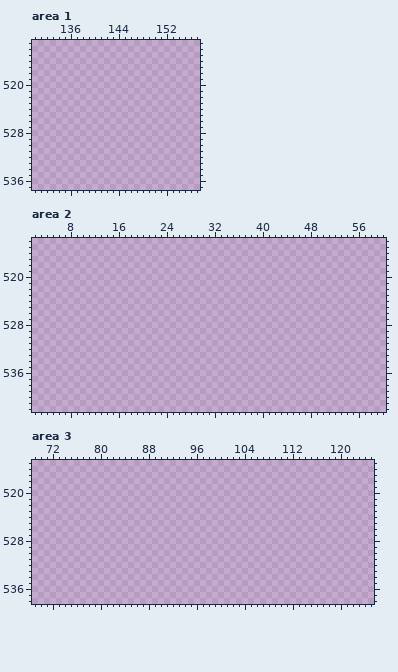
One commit to this pixel-art file: Leore/Content/effects.aseprite. Above, as it was before the edit.
320x640 pixels, 1 frame. Colours within 5 levels of each other are drawn and written as one. Shown: area 1: x 130..157, y 513..537; area 2: x 2..60, y 514..542; area 3: x 69..125, y 515..538. The commit also changed other parts of the picture, which this record leaves out.
Palette (. is transparent): 
New version:
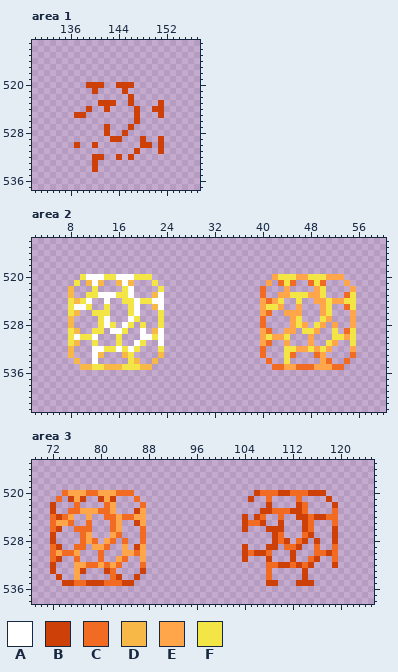
Colours new in this view: A #ffffff  B #cd4007  C #f16b22  D #f8b848  E #ffa64a  F #f3e545
Difference:
Changed rows in their new state; - is an unchanged pixel.
Area 1:
first column x 137:
520 --BBB--BBB-----
521 ---B----B------
522 ---------B-----
523 ----BBB--B----B
524 --B--B----B--BB
525 BB--------B---B
526 ----------B----
527 -----B---B-----
528 -----B--B------
529 ------BB---B--B
530 B--B-------BB-B
531 ----------B---B
532 ---BB--B-B-----
533 ---B-----------
534 ---B-----------
Area 2:
first column x 8:
520 --FAAAFFAAAFFF--------------------EFFFEEFFFEEE--
521 -F-DAD--DAD---F------------------E-CFC--CFC---E-
522 D---F----FA----F----------------C---E----EF----E
523 D--FFAAAFFA---DA----------------C--EEFFFEEF---CF
524 FDFA--A--FFAFFAA----------------ECEF--F--EEFEEFF
525 FAAF--F---FA--DA----------------EFFE--E---EF--CF
526 FD--FFF---FA---F----------------EC--EEE---EF---E
527 D----FA---AF---F----------------C----EF---FE---E
528 D----FAF-AF-F--F----------------C----EFE-FE-E--E
529 FD--FF-AAF--A-DA----------------EC--EE-FFE--F-CF
530 FAFFA---F---AAFA----------------EFEEF---E---FFEF
531 FD--F---F--AF--A----------------EC--E---E--FE--F
532 D---AAFFAFAF---F----------------C---FFEEFEFE---E
533 D---AD---DF----D----------------C---FC---CE----C
534 -D--A-----FD--D------------------C--F-----EC--C-
535 --DDFFDDDFFFDD--------------------CCEECCCEEECC--
Area 3:
first column x 72:
520 --CEEECCEEECCC--------------------BCCCBBCCCBBB--
521 -C-BEB--BEB---C------------------B--C----C----B-
522 B---C----CE----C--------------------B----BC----B
523 B--CCEEECCE---BE-------------------BBCCCBBC----C
524 CBCE--E--CCECCEE----------------B-BC--C--BBCBBCC
525 CEEC--C---CE--BE----------------BCCB--B---BC---C
526 CB--CCC---CE---C----------------B---BBB---BC---B
527 B----CE---EC---C---------------------BC---CB---B
528 B----CEC-EC-C--C---------------------BCB-CB-B--B
529 CB--CC-EEC--E-BE----------------B---BB-CCB--C--C
530 CECCE---C---EECE----------------BCBBC---B---CCBC
531 CB--C---C--EC--E----------------B---B---B--CB--C
532 B---EECCECEC---C--------------------CCBBCBCB---B
533 B---EB---BC----B--------------------C-----B-----
534 -B--E-----CB--B---------------------C-----B-----
535 --BBCCBBBCCCBB----------------------BB---BBB----
